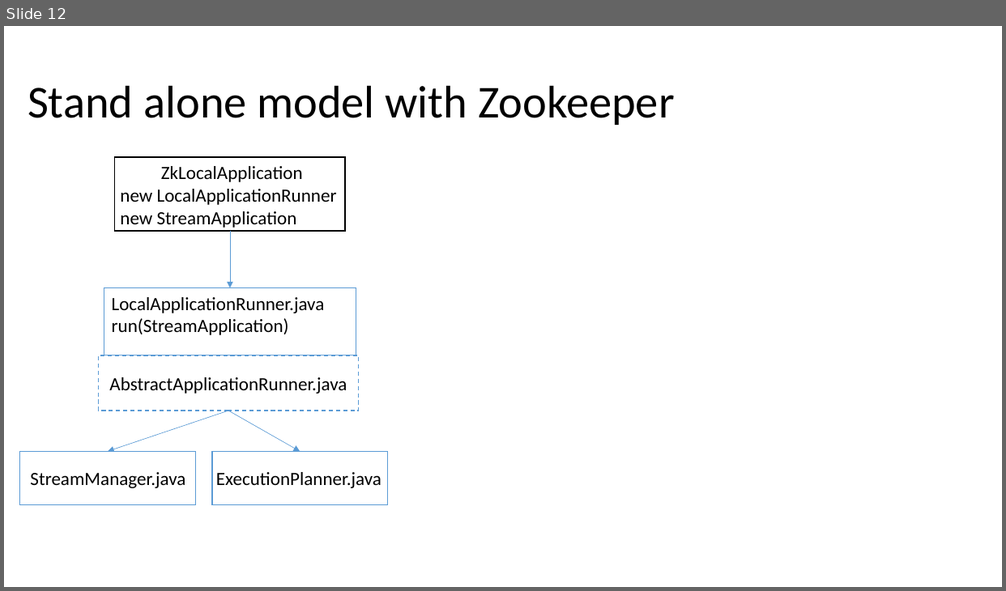
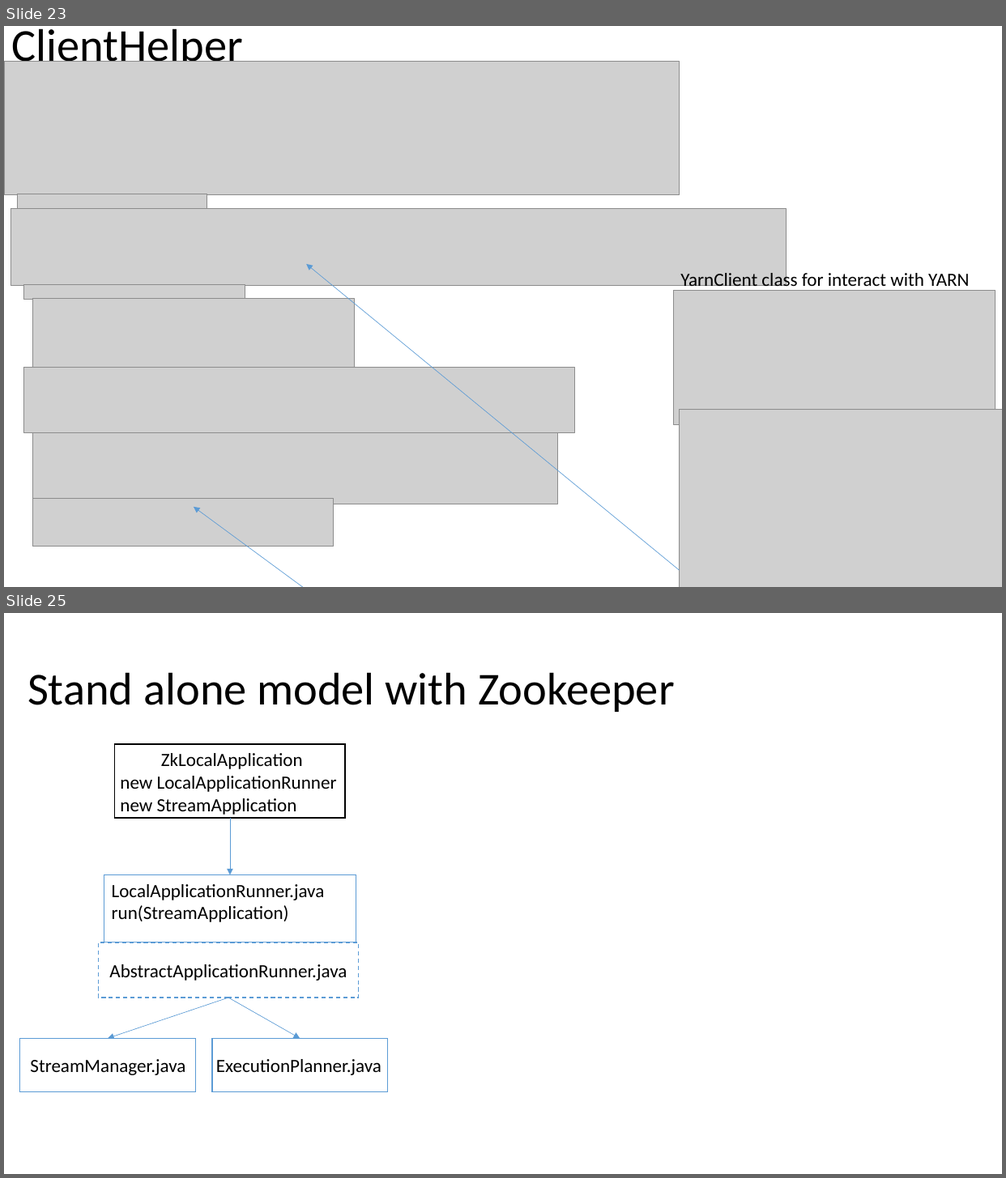
Before and after one commit to Swrrt/Samza-Documents, a slide deck: Documentation/SamzaStructure.pptx. Shown one above the other, each under a label of ours: slide 12 before the commit, slides 23 and 25 after it; the slides between them are not shown. The pictures are 1006x591 and 1006x1178 pixels, drawn with LibreOffice and Linux fonts; fonts in the diff are those of the drawing; grey boxes stand for pictures; background and template pictures are left out. Boxes give left, top, right and bottom in pixels: in the first picture for what was removed or moved away, otherwise in the second. Text is boxed around its words. In the diff, an @@ line names an element or a change of style, - is before the commit and + after.

```diff
--- a/Documentation/SamzaStructure.pptx
+++ b/Documentation/SamzaStructure.pptx
@@ slide 23 added at box(4, 26, 1002, 587), background #FFFFFF @@
@@ title added at box(11, 28, 243, 72), 44 pt, text #000000 @@
+ClientHelper
@@ picture added at box(4, 62, 680, 195) @@
@@ picture added at box(18, 194, 206, 209) @@
@@ picture added at box(10, 209, 786, 286) @@
@@ arrow added from (680, 570) to (306, 264), #5B9BD5 0.5 pt @@
@@ picture added at box(24, 285, 245, 300) @@
@@ picture added at box(673, 290, 995, 425) @@
@@ text added at box(680, 271, 969, 292), 18 pt, text #000000 @@
+YarnClient class for interact with YARN
@@ picture added at box(32, 299, 355, 369) @@
@@ picture added at box(24, 367, 574, 433) @@
@@ picture added at box(680, 409, 1002, 587) @@
@@ picture added at box(32, 433, 558, 506) @@
@@ picture added at box(32, 498, 334, 547) @@
@@ arrow added from (355, 587) to (194, 507), #5B9BD5 0.5 pt @@
@@ what was slide 12 is now slide 25 @@
```
Also in this commit, not shown: 1 slide changed, 12 other slides added.
